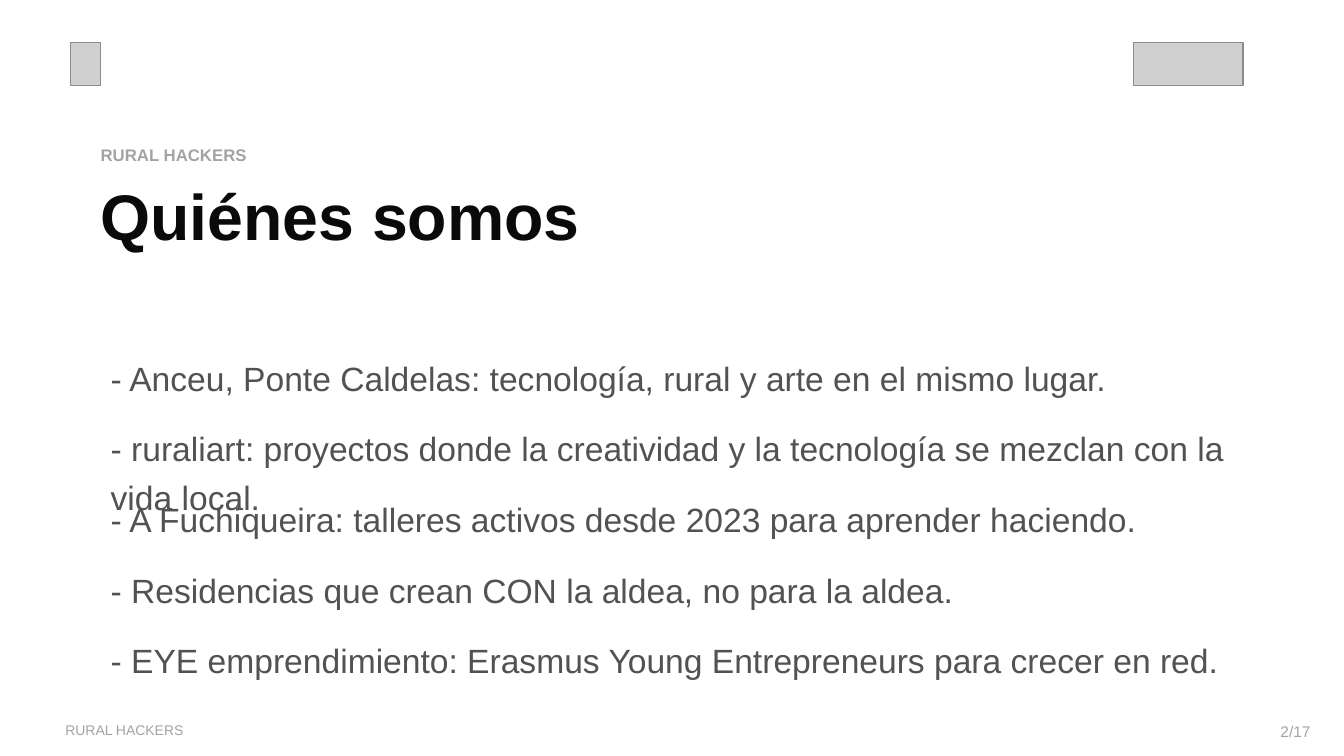
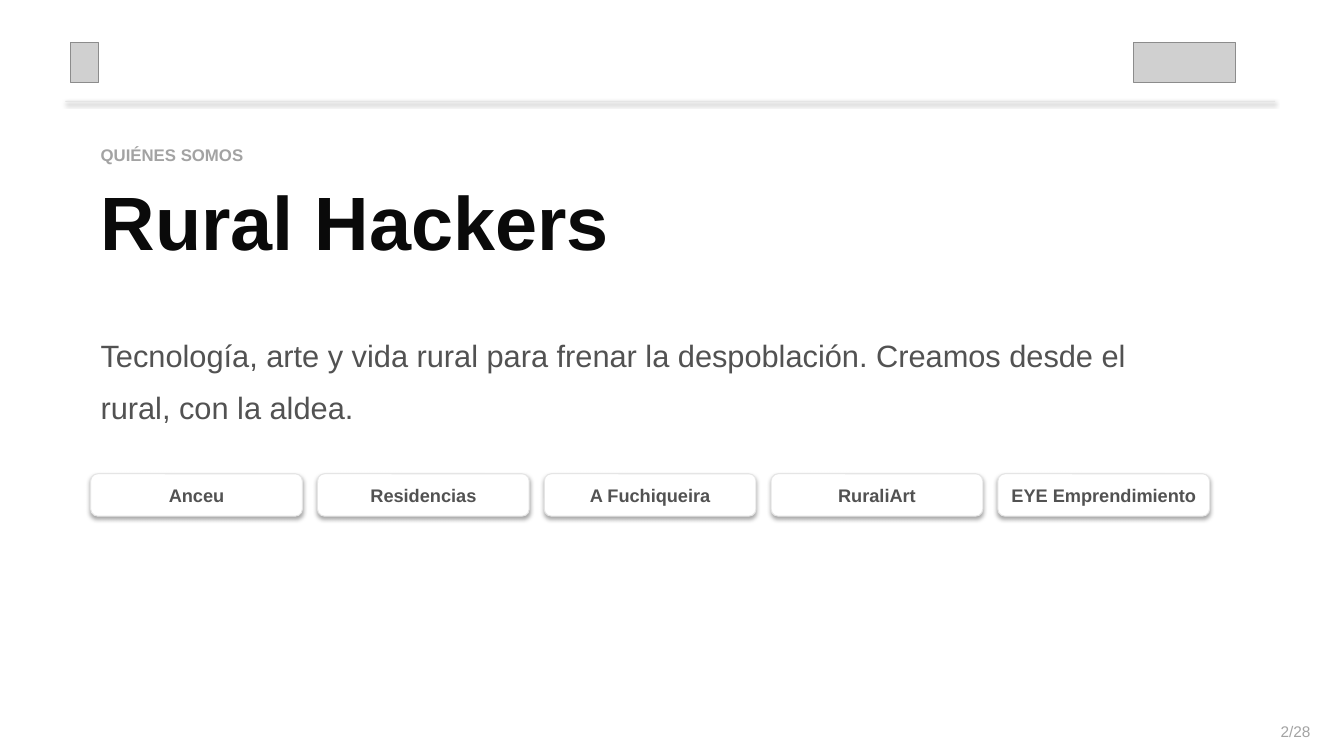
Before and after one commit to ruralhackers/presentations, a slide deck: slide 2 of curso-web-aje-ourense/taller-web-aje-ourense.pptx. Drawn at 1344x756 pixels with LibreOffice and Linux fonts; fonts in the diff are those of the drawing; grey boxes stand for pictures. Boxes give left, top, right and bottom in pixels: in the first picture for what was removed or moved away, otherwise in the second. Text is boxed around its words. In the diff, an @@ line names an element or a change of style, - is before the commit and + after.

```diff
--- a/curso-web-aje-ourense/taller-web-aje-ourense.pptx
+++ b/curso-web-aje-ourense/taller-web-aje-ourense.pptx
@@ picture: place and size @@
-picture at (1134,42,1243,86)
+picture at (1134,42,1236,83)
@@ rectangle added at (66,101,1275,102), fill #E5E5E5 @@
@@ text at (101,148,243,164): text changed; size 46 to 12 pt; text colour #0A0A0A to #A3A3A3 @@
-Quiénes somos
+QUIÉNES SOMOS
@@ text at (101,195,609,251): text changed; size 12 to 54 pt; text colour #A3A3A3 to #0A0A0A @@
-RURAL HACKERS
+Rural Hackers
@@ text at (101,344,1126,423): text changed; size 24 to 22 pt @@
-- ruraliart: proyectos donde la creatividad y la tecnología se mezclan con la vida local.
+Tecnología, arte y vida rural para frenar la despoblación. Creamos desde el rural, con la aldea.
@@ text removed at (129,366,1106,398) @@
-- Anceu, Ponte Caldelas: tecnología, rural y arte en el mismo lugar.
@@ rounded rectangle added at (91,474,302,516), fill #FFFFFF, outline #E5E5E5 0.75 pt, 13 pt, text #525252, bold @@
+Anceu
@@ rounded rectangle added at (318,474,529,516), fill #FFFFFF, outline #E5E5E5 0.75 pt, 13 pt, text #525252, bold @@
+Residencias
@@ rounded rectangle added at (544,474,756,516), fill #FFFFFF, outline #E5E5E5 0.75 pt, 13 pt, text #525252, bold @@
+A Fuchiqueira
@@ rounded rectangle added at (771,474,983,516), fill #FFFFFF, outline #E5E5E5 0.75 pt, 13 pt, text #525252, bold @@
+RuraliArt
@@ rounded rectangle added at (998,474,1210,516), fill #FFFFFF, outline #E5E5E5 0.75 pt, 13 pt, text #525252, bold @@
+EYE Emprendimiento
@@ text removed at (129,505,1136,539) @@
-- A Fuchiqueira: talleres activos desde 2023 para aprender haciendo.
@@ text removed at (131,578,952,610) @@
-- Residencias que crean CON la aldea, no para la aldea.
@@ text removed at (131,648,1218,680) @@
-- EYE emprendimiento: Erasmus Young Entrepreneurs para crecer en red.
@@ text removed at (65,725,183,735) @@
-RURAL HACKERS
@@ text at (1281,726,1311,737): text changed @@
-2/17
+2/28
```
Also in this commit, not shown: 1 other slide changed, 26 slides added, 15 slides removed, 24 other files.
